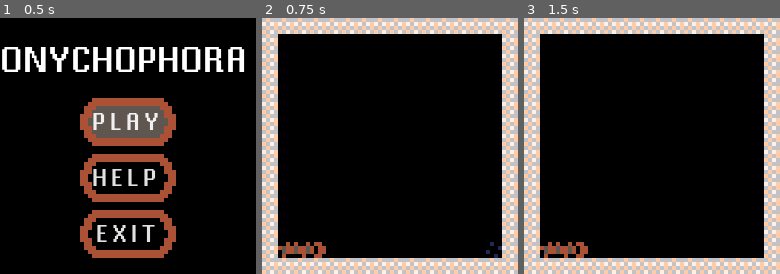
Above: before the commit, frames 1-3 (left to right).
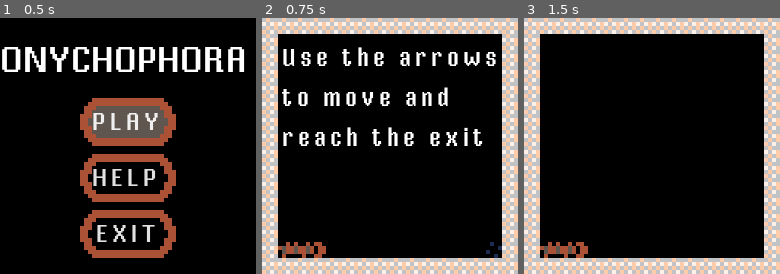
Above: after the commit, the same moments.

Repository: renato-grottesi/onychophora
Game: Godot game, scene res://ui/MainScreen.tscn
The game is run twice, just before and just after one commit, with the same random seed, the same clock (stepped at 60 frames per second) and the same inputs.
Inputs:
- Up to frame 1 (0.5 s): no input
- Up to frame 2 (0.75 s): click "PLAY" at 0.5 s
- Up to frame 3 (1.5 s): tap Enter at 1.25 s; hold Right from 1.28 s (still down); tap R at 1.35 s

Frame 1 is identical in both runs. In frame 2, 5.4% of the frame differs, in the area x 7-92%, y 11-50%; in frame 3, nothing differs.

Commit message:
tutorials and wasd
worm can move with asd and there is a tutorial in the first 4 levels

Diff:
--- a/levels/Level1.tscn
+++ b/levels/Level1.tscn
@@ -1,6 +1,7 @@
-[gd_scene load_steps=2 format=2]
+[gd_scene load_steps=3 format=2]
 
 [ext_resource path="res://levels/Level0.tscn" type="PackedScene" id=1]
+[ext_resource path="res://ui/font.tres" type="DynamicFont" id=2]
 
 [node name="Level1" instance=ExtResource( 1 )]
 
@@ -9,3 +10,28 @@
 [node name="Resources" parent="Worm" index="2"]
 
 tile_data = PoolIntArray( 917518, 4, 0 )
+
+[node name="Tutorial" type="Label" parent="." index="1"]
+
+anchor_left = 0.0
+anchor_top = 0.0
+anchor_right = 0.0
+anchor_bottom = 0.0
+margin_left = 5.0
+margin_top = 6.0
+margin_right = 106.0
+margin_bottom = 20.0
+rect_pivot_offset = Vector2( 0, 0 )
+rect_clip_content = false
+mouse_filter = 2
+mouse_default_cursor_shape = 0
+size_flags_horizontal = 1
+size_flags_vertical = 4
+custom_fonts/font = ExtResource( 2 )
+text = "Use the arrows
+to move and
+reach the exit"
+percent_visible = 1.0
+lines_skipped = 0
+max_lines_visible = -1
+_sections_unfolded = [ "custom_fonts" ]
--- a/levels/Level2.tscn
+++ b/levels/Level2.tscn
@@ -1,6 +1,7 @@
-[gd_scene load_steps=2 format=2]
+[gd_scene load_steps=3 format=2]
 
 [ext_resource path="res://levels/Level0.tscn" type="PackedScene" id=1]
+[ext_resource path="res://ui/font.tres" type="DynamicFont" id=2]
 
 [node name="Level2" instance=ExtResource( 1 )]
 
@@ -13,3 +14,27 @@
 [node name="Resources" parent="Worm" index="2"]
 
 tile_data = PoolIntArray( 917518, 4, 0 )
+
+[node name="Tutorial" type="Label" parent="." index="1"]
+
+anchor_left = 0.0
+anchor_top = 0.0
+anchor_right = 0.0
+anchor_bottom = 0.0
+margin_left = 5.0
+margin_top = 5.0
+margin_right = 62.0
+margin_bottom = 24.0
+rect_pivot_offset = Vector2( 0, 0 )
+rect_clip_content = false
+mouse_filter = 2
+mouse_default_cursor_shape = 0
+size_flags_horizontal = 1
+size_flags_vertical = 4
+custom_fonts/font = ExtResource( 2 )
+text = "Climb and don't
+get stuck"
+percent_visible = 1.0
+lines_skipped = 0
+max_lines_visible = -1
+_sections_unfolded = [ "custom_fonts" ]
--- a/levels/Level3.tscn
+++ b/levels/Level3.tscn
@@ -1,6 +1,7 @@
-[gd_scene load_steps=2 format=2]
+[gd_scene load_steps=3 format=2]
 
 [ext_resource path="res://levels/Level0.tscn" type="PackedScene" id=1]
+[ext_resource path="res://ui/font.tres" type="DynamicFont" id=2]
 
 [node name="Level3" instance=ExtResource( 1 )]
 
@@ -12,4 +13,50 @@
 
 [node name="Resources" parent="Worm" index="2"]
 
-tile_data = PoolIntArray( 655364, 7, 0, 655370, 9, 0, 655371, 9, 0, 786436, 7, 0, 917515, 4, 0 )
+tile_data = PoolIntArray( 131073, 7, 0, 327681, 9, 0, 655364, 7, 0, 655370, 9, 0, 655371, 9, 0, 786436, 7, 0, 917515, 4, 0 )
+
+[node name="Tutorial_food" type="Label" parent="." index="1"]
+
+anchor_left = 0.0
+anchor_top = 0.0
+anchor_right = 0.0
+anchor_bottom = 0.0
+margin_left = 10.0
+margin_top = 6.0
+margin_right = 68.0
+margin_bottom = 14.0
+rect_pivot_offset = Vector2( 0, 0 )
+rect_clip_content = false
+mouse_filter = 2
+mouse_default_cursor_shape = 0
+size_flags_horizontal = 1
+size_flags_vertical = 4
+custom_fonts/font = ExtResource( 2 )
+text = "to grow"
+percent_visible = 1.0
+lines_skipped = 0
+max_lines_visible = -1
+_sections_unfolded = [ "custom_fonts" ]
+
+[node name="Tutorial_mold" type="Label" parent="." index="2"]
+
+anchor_left = 0.0
+anchor_top = 0.0
+anchor_right = 0.0
+anchor_bottom = 0.0
+margin_left = 10.0
+margin_top = 18.0
+margin_right = 44.0
+margin_bottom = 26.0
+rect_pivot_offset = Vector2( 0, 0 )
+rect_clip_content = false
+mouse_filter = 2
+mouse_default_cursor_shape = 0
+size_flags_horizontal = 1
+size_flags_vertical = 4
+custom_fonts/font = ExtResource( 2 )
+text = "to shrink"
+percent_visible = 1.0
+lines_skipped = 0
+max_lines_visible = -1
+_sections_unfolded = [ "custom_fonts" ]
--- a/levels/Level4.tscn
+++ b/levels/Level4.tscn
@@ -1,13 +1,38 @@
-[gd_scene load_steps=2 format=2]
+[gd_scene load_steps=3 format=2]
 
 [ext_resource path="res://levels/Level0.tscn" type="PackedScene" id=1]
+[ext_resource path="res://ui/font.tres" type="DynamicFont" id=2]
 
 [node name="Level4" index="0" instance=ExtResource( 1 )]
 
 [node name="Map" parent="Worm" index="1"]
 
-tile_data = PoolIntArray( 0, 0, 0, 1, 0, 0, 2, 0, 0, 3, 0, 0 …(176 unchanged characters)… , 0, 0, 196623, 0, 0, 262144, 0, 0, 262148, 5, 0, 262149, 5, 0, 262150, 5, 0, 262159, 0, 0, 327680, 0, 0, 327684, 5, 0, 327685, 5, 0, 327686, 5, 0, 327695, 0, 0, 393216, 0, 0, 393220, …(1617 unchanged characters)…
+tile_data = PoolIntArray( 0, 0, 0, 1, 0, 0, 2, 0, 0, 3, 0, 0 …(176 unchanged characters)… , 0, 0, 196623, 0, 0, 262144, 0, 0, 262159, 0, 0, 327680, 0, 0, 327695, 0, 0, 393216, 0, 0, 393220, …(1617 unchanged characters)…
 
 [node name="Resources" parent="Worm" index="2"]
 
 tile_data = PoolIntArray( 327694, 4, 0 )
+
+[node name="Tutorial" type="Label" parent="." index="1"]
+
+anchor_left = 0.0
+anchor_top = 0.0
+anchor_right = 0.0
+anchor_bottom = 0.0
+margin_left = 5.0
+margin_top = 5.0
+margin_right = 89.0
+margin_bottom = 19.0
+rect_pivot_offset = Vector2( 0, 0 )
+rect_clip_content = false
+mouse_filter = 2
+mouse_default_cursor_shape = 0
+size_flags_horizontal = 1
+size_flags_vertical = 4
+custom_fonts/font = ExtResource( 2 )
+text = "Dig and don't
+get buried"
+percent_visible = 1.0
+lines_skipped = 0
+max_lines_visible = -1
+_sections_unfolded = [ "custom_fonts" ]
--- a/worm/worm.gd
+++ b/worm/worm.gd
@@ -37,13 +37,13 @@
 	if event is InputEventKey:
 		if event.pressed:
 			var arrow = Vector2(0, 0)
-			if event.scancode == KEY_LEFT:
+			if event.scancode == KEY_LEFT or event.scancode == KEY_A:
 				arrow = Vector2(-1, 0)
-			if event.scancode == KEY_RIGHT:
+			if event.scancode == KEY_RIGHT or event.scancode == KEY_D:
 				arrow = Vector2(1, 0)
-			if event.scancode == KEY_UP:
+			if event.scancode == KEY_UP or event.scancode == KEY_W:
 				arrow = Vector2(0, -1)
-			if event.scancode == KEY_DOWN:
+			if event.scancode == KEY_DOWN or event.scancode == KEY_S:
 				arrow = Vector2(0, 1)
 			if arrow.length() > 0.0:
 				var new_head = sections.back() + arrow
